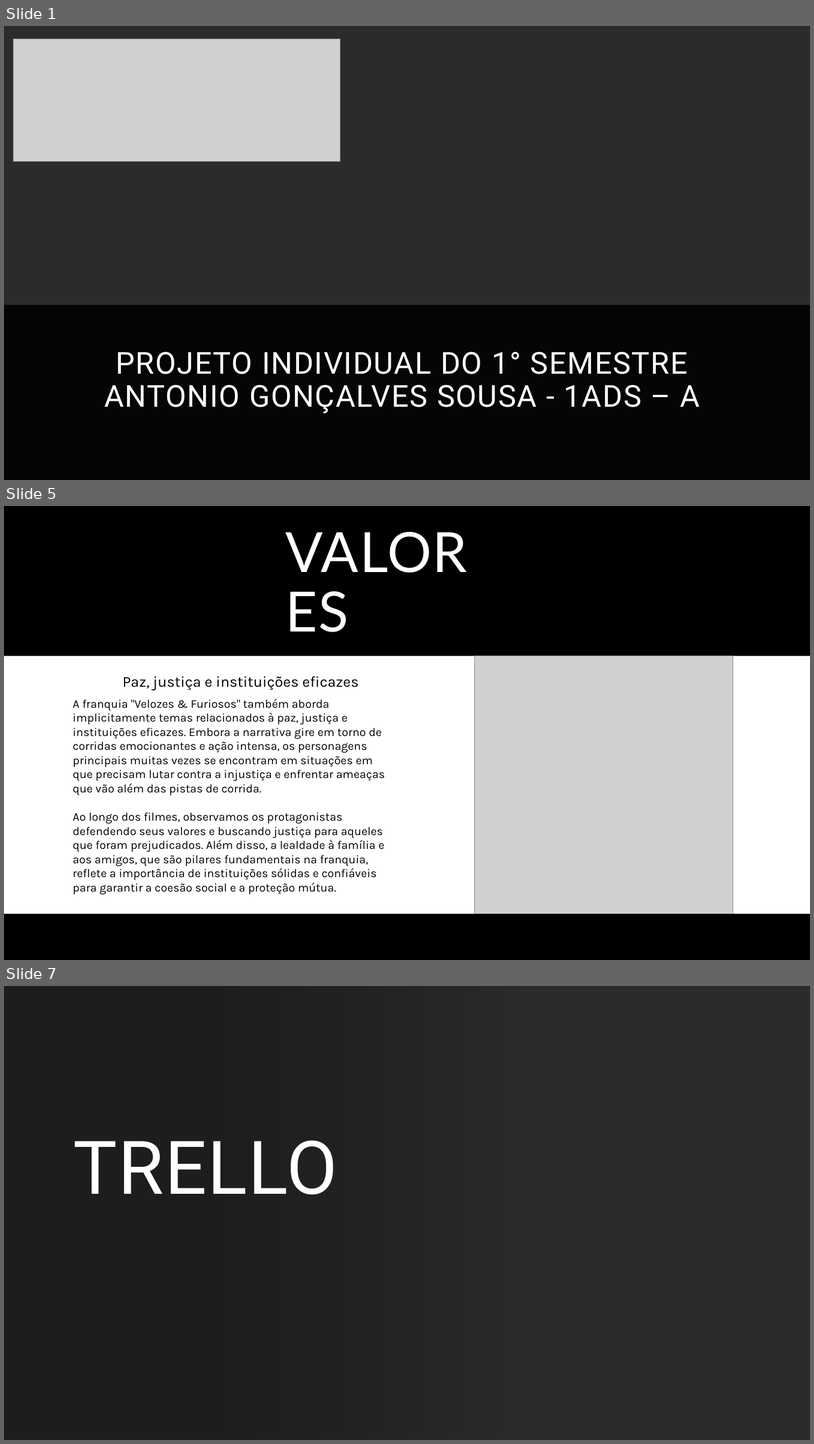
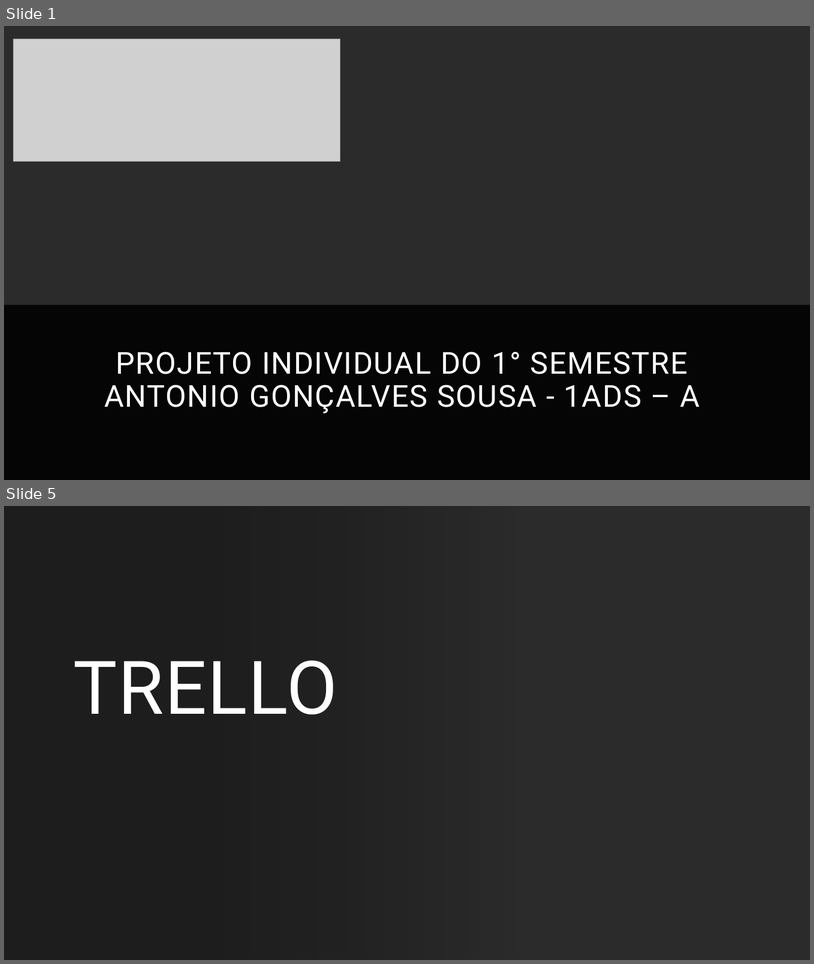
Before and after one commit to AntonioGoncalvesSousa/Projeto-Individual, a slide deck: Documentação/Documentação Proj.pptx. Shown one above the other, each under a label of ours: slides 1, 5 and 7 before the commit, slides 1 and 5 after it; the slides between them are not shown. The pictures are 814x1444 and 814x964 pixels, drawn with LibreOffice and Linux fonts; fonts in the diff are those of the drawing; grey boxes stand for pictures; background and template pictures are left out; a plain dark background stands for a picture behind light text. Boxes give left, top, right and bottom in pixels: in the first picture for what was removed or moved away, otherwise in the second. Text is boxed around its words. In the diff, an @@ line names an element or a change of style, - is before the commit and + after.

```diff
--- a/Documentação/Documentação Proj.pptx
+++ b/Documentação/Documentação Proj.pptx
@@ slide 5 removed at (4,506,810,960), background #FFFFFF; not listed: 1 template element that a slide beside it also shows @@
@@ picture removed at (475,656,734,918) @@
@@ text removed at (123,676,359,690) @@
-Paz, justiça e instituições eficazes
@@ text removed at (73,699,385,894) @@
-A franquia "Velozes & Furiosos" também aborda implicitamente temas relacionados à paz, justiça e instituições eficazes. Embora a narrativa gire em torno de corridas emocionantes e ação intensa, os personagens principais muitas vezes se encontram em situações em que precisam lutar contra a injustiça e enfrentar ameaças que vão além das pistas de corrida.
-Ao longo dos filmes, observamos os protagonistas defendendo seus valores e buscando justiça para aqueles que foram prejudicados. Além disso, a lealdade à família e aos amigos, que são pilares fundamentais na franquia, reflete a importância de instituições sólidas e confiáveis para garantir a coesão social e a proteção mútua.
@@ title removed at (168,826,206,835) @@
-VALORES
@@ rectangle removed at (4,914,810,960) @@
@@ what was slide 7 is now slide 5 @@
```
Also in this commit, not shown: 2 slides changed, 5 slides added, 6 other slides removed, 2 other files.
